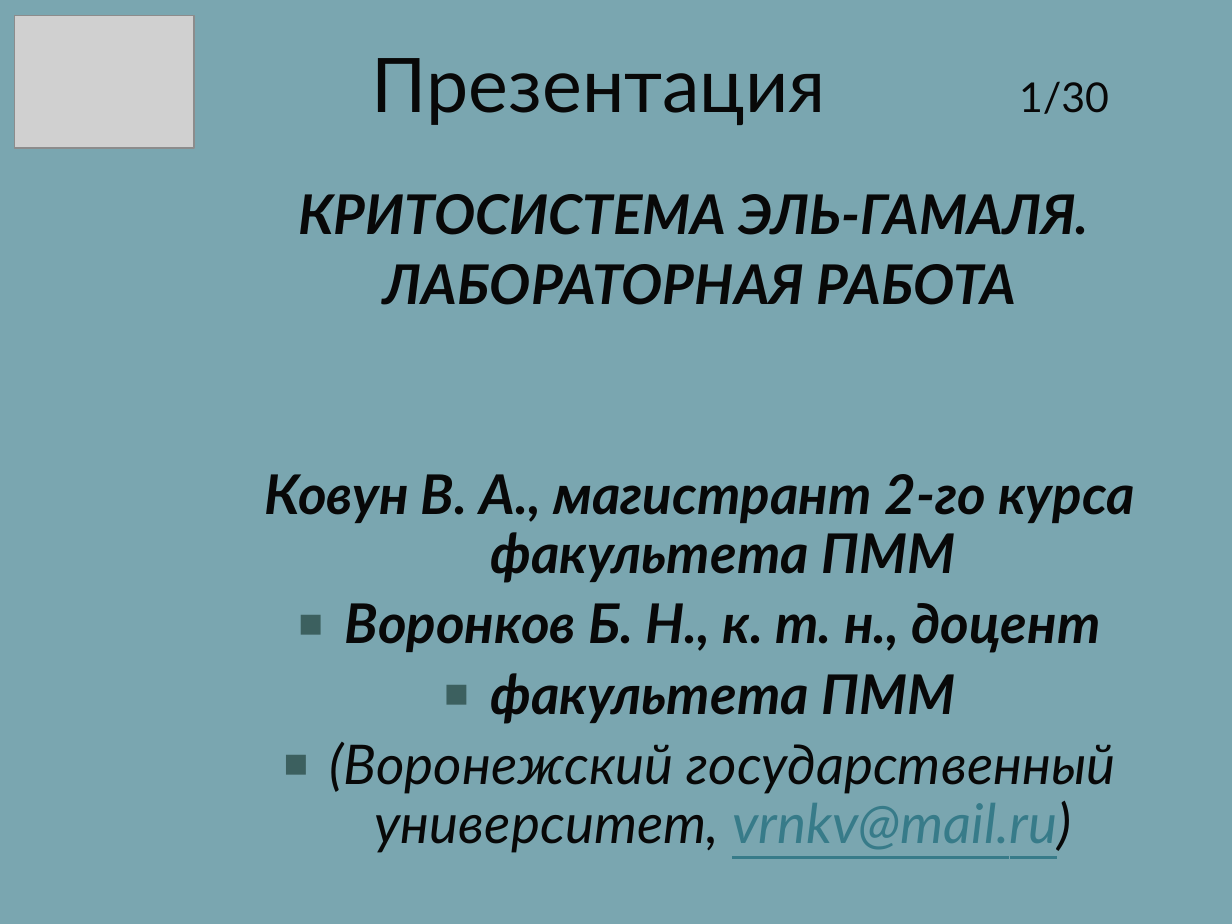
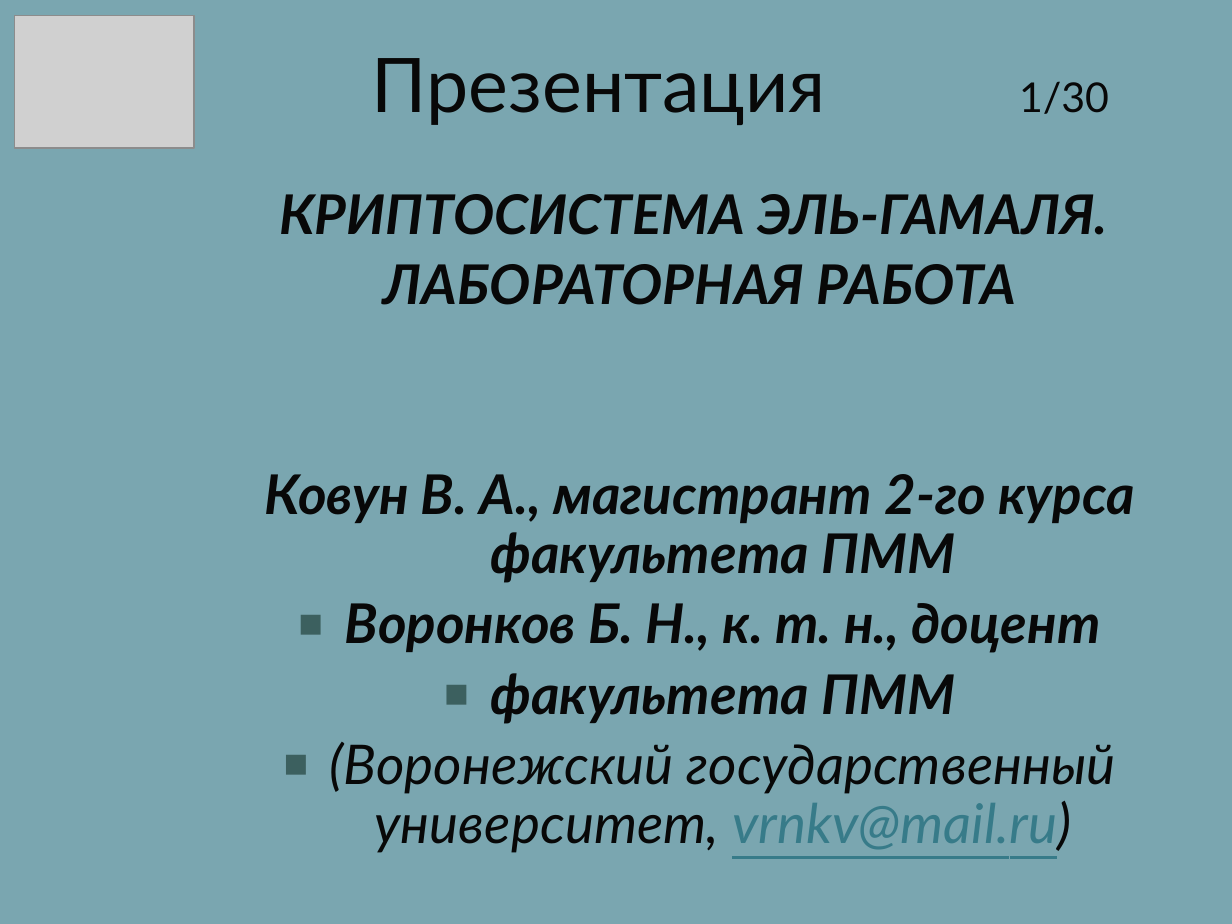
Before and after one commit to sidav/Master_dissertation, a slide deck: slide 1 of Kovun_for_masters_degree.pptx. Drawn at 1232x924 pixels with LibreOffice and Linux fonts; fonts in the diff are those of the drawing; grey boxes stand for pictures; background and template pictures are left out. Boxes give left, top, right and bottom in pixels: in the first picture for what was removed or moved away, otherwise in the second. Text is boxed around its words. In the diff, an @@ line names an element or a change of style, - is before the commit and + after.

```diff
--- a/Kovun_for_masters_degree.pptx
+++ b/Kovun_for_masters_degree.pptx
@@ text at bbox=[279, 194, 1108, 235]: text changed @@
-КРИТОСИСТЕМА ЭЛЬ-ГАМАЛЯ.
+КРИПТОСИСТЕМА ЭЛЬ-ГАМАЛЯ.
```
Also in this commit, not shown: 1 other slide changed, 1 other file.
